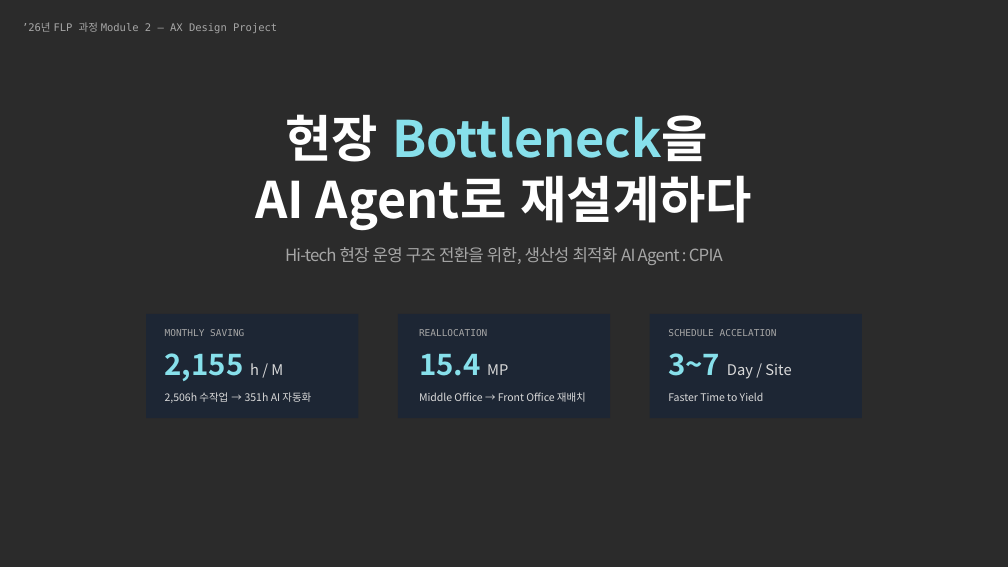
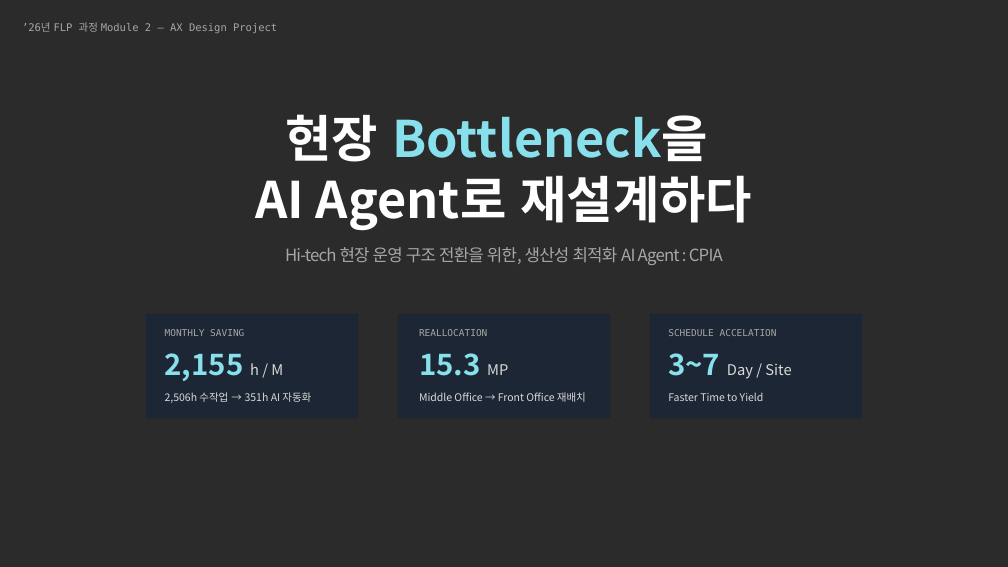
Before and after one commit to viazoai/CPIA, a slide deck: slide 1 of docs/presentation/cpia_presenatation_v02.pptx. Drawn at 1008x567 pixels with LibreOffice and Linux fonts; fonts in the diff are those of the drawing; background and template pictures are left out; a plain dark background stands for a picture behind light text. Boxes give left, top, right and bottom in pixels: in the first picture for what was removed or moved away, otherwise in the second. Text is boxed around its words. In the diff, an @@ line names an element or a change of style, - is before the commit and + after.

```diff
--- a/docs/presentation/cpia_presenatation_v02.pptx
+++ b/docs/presentation/cpia_presenatation_v02.pptx
@@ text at (419,353,508,376): text changed @@
-15.4 MP
+15.3 MP
```
Also in this commit, not shown: 5 other slides changed, 6 slides added, 4 other files.
